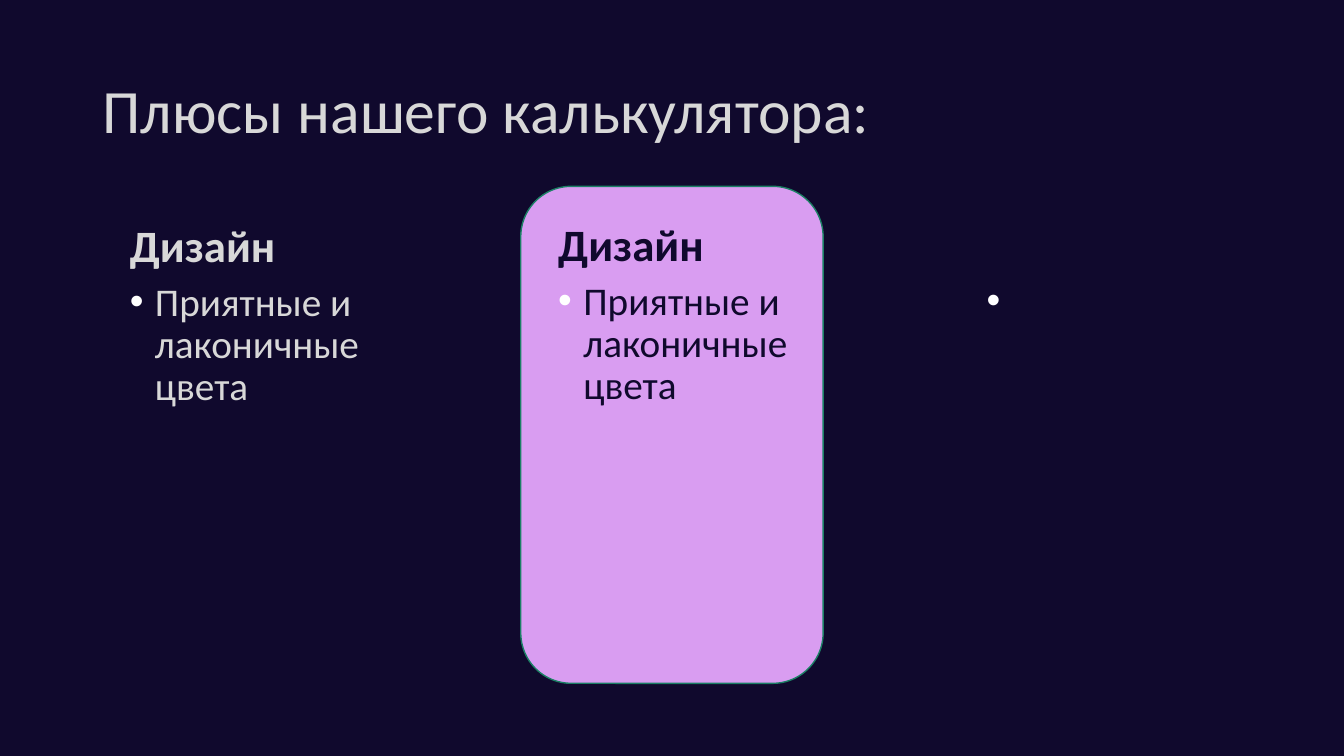
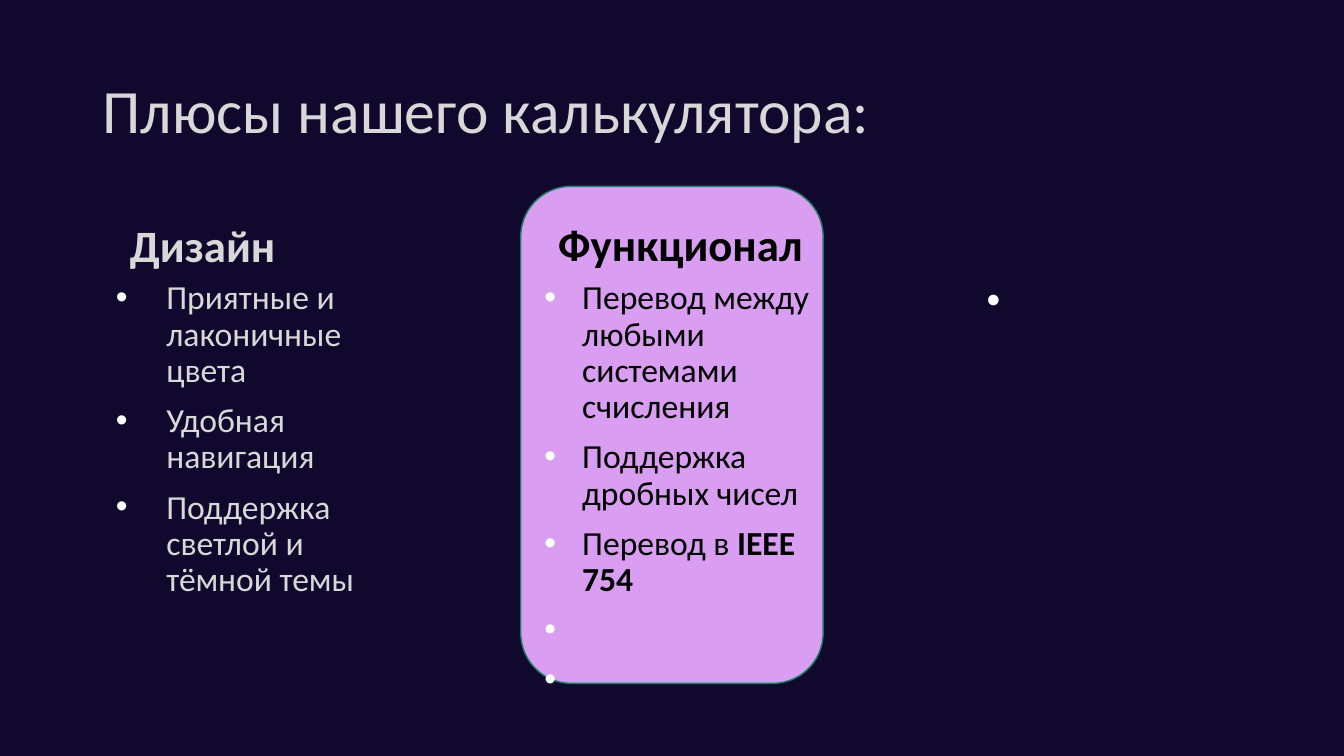
Before and after one commit to Upiter26/NumSysCalc, a slide deck: slide 5 of Presentation — копия.odp. Drawn at 1344x756 pixels with LibreOffice and Linux fonts; fonts in the diff are those of the drawing. Boxes give left, top, right and bottom in pixels: in the first picture for what was removed or moved away, otherwise in the second. Text is boxed around its words. In the diff, an @@ line names an element or a change of style, - is before the commit and + after.

```diff
--- a/Presentation — копия.odp
+++ b/Presentation — копия.odp
@@ freeform shape at [521, 187, 824, 684]: outline redrawn @@
@@ text at [558, 230, 802, 269]: text changed; text colour #10092D to #000000 @@
-Дизайн
+Функционал
@@ text "Приятные и лаконичные цвета": place and size @@
-text "Приятные и лаконичные цвета" at [155, 291, 359, 407]
+text "Приятные и лаконичные цвета" at [166, 287, 354, 592]
@@ text at [166, 287, 341, 388]: size 28 to 24 pt in "Приятные и лаконичные цвета"; indent changed @@
@@ text at [582, 287, 809, 592]: text changed; size 28 to 24 pt; text colour #10092D to #000000 @@
-• Приятные и лаконичные цвета
+• Перевод между любыми системами счисления
+• Поддержка дробных чисел
+• Перевод в IEEE 754
@@ text at [166, 409, 354, 592]: paragraphs added @@
+• Удобная навигация
+• Поддержка светлой и тёмной темы
```
Also in this commit, not shown: 8 other slides changed, 1 slide added, 2 slides removed.
